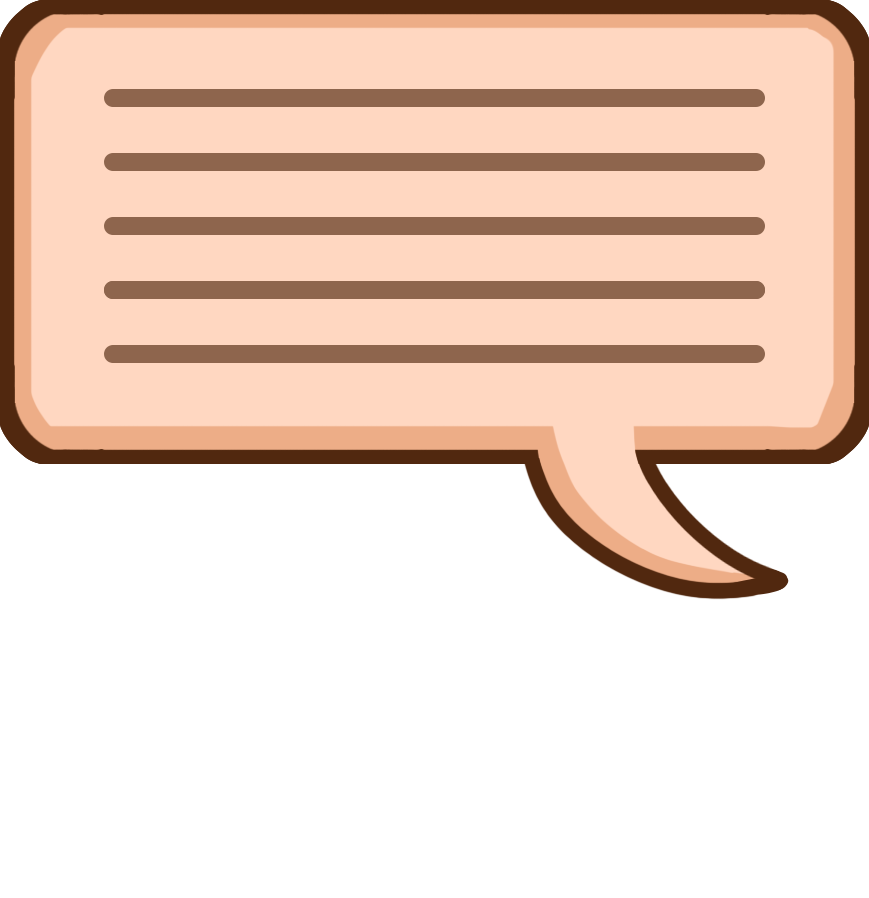
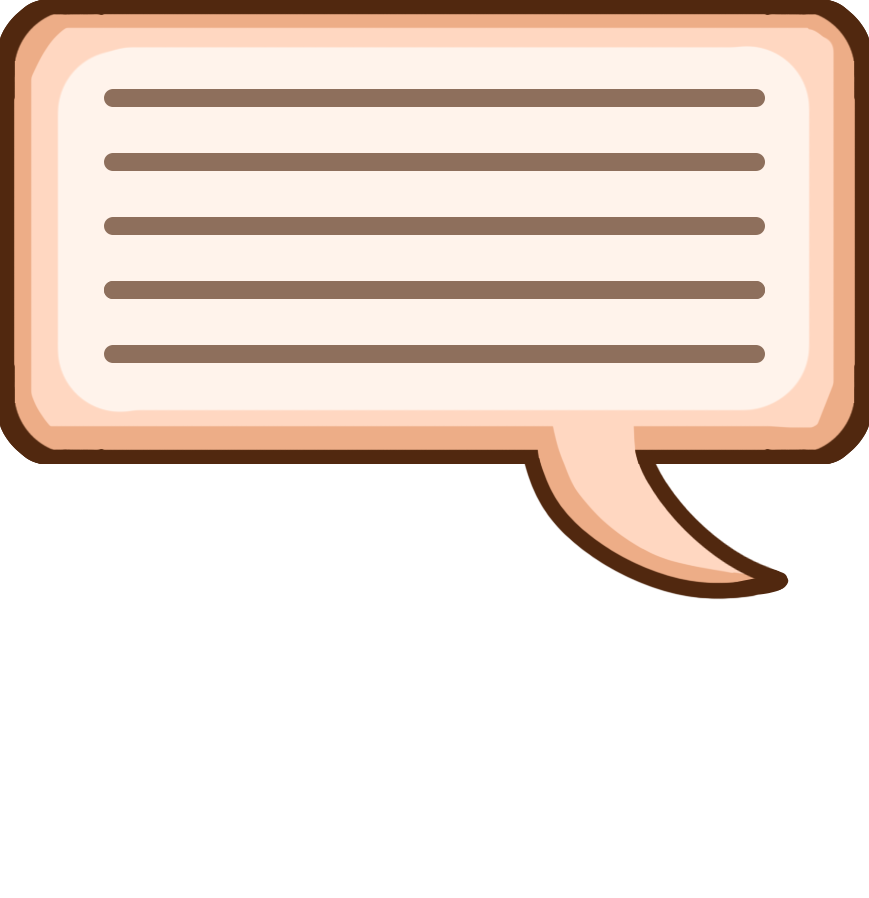
Layer changes from the first 869 × 898 image to the second:
added layer "Layer 32" in group "talk" over [57, 46, 810, 413]
